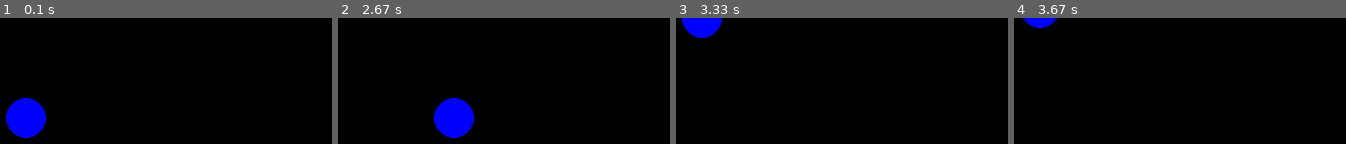
Above: before the commit, frames 1-4 (left to right).
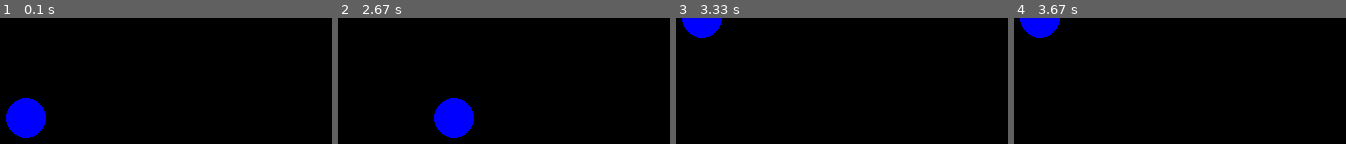
Above: after the commit, the same moments.

Repository: DiscoBizzle/Ghost-Simulator
Game: pygame game, started from Main.py
The game is run twice, just before and just after one commit, with the same random seed, the same clock (stepped at 60 frames per second) and the same inputs.
Inputs:
- Up to frame 1 (0.1 s): no input
- Up to frame 2 (2.67 s): hold Right 0.33-0.8 s; hold Up 0.83-1.13 s; hold Right 1.17-1.63 s; hold Left 1.67-2.2 s; hold Down 2.23-2.53 s; hold Left from 2.57 s (still down)
- Up to frame 3 (3.33 s): release Left at 2.97 s; hold Up from 3 s (still down)
- Up to frame 4 (3.67 s): release Up at 3.37 s

Frames 1-3 are identical in both runs. In frame 4, 0.9% of the frame differs, in the area x 1-14%, y 0-16%.

Commit message:
constrained to window

Diff:
--- a/PlayerClass.py
+++ b/PlayerClass.py
@@ -1,8 +1,20 @@
+from Constants import *
+
+
+def check_screen_collision(p):
+    if p.coord[0] > 0 and p.coord[0] + p.dimensions[0] < WINDOW_WIDTH and \
+       p.coord[1] > 0 and p.coord[1] + p.dimensions[1] < WINDOW_HEIGHT:
+        return True
+    else:
+        return False
+
+
 class Player:
     def __init__(self,x,y,w,h):
-        self.coord = (x,y)
+        self.coord = (x,y)  # top left
         self.dimensions = (w,h)
         self.velocity = (0,0)
 
     def update(self):
-        self.coord = (self.coord[0] + self.velocity[0], self.coord[1] + self.velocity[1])
+        if check_screen_collision(self):
+            self.coord = (self.coord[0] + self.velocity[0], self.coord[1] + self.velocity[1])
